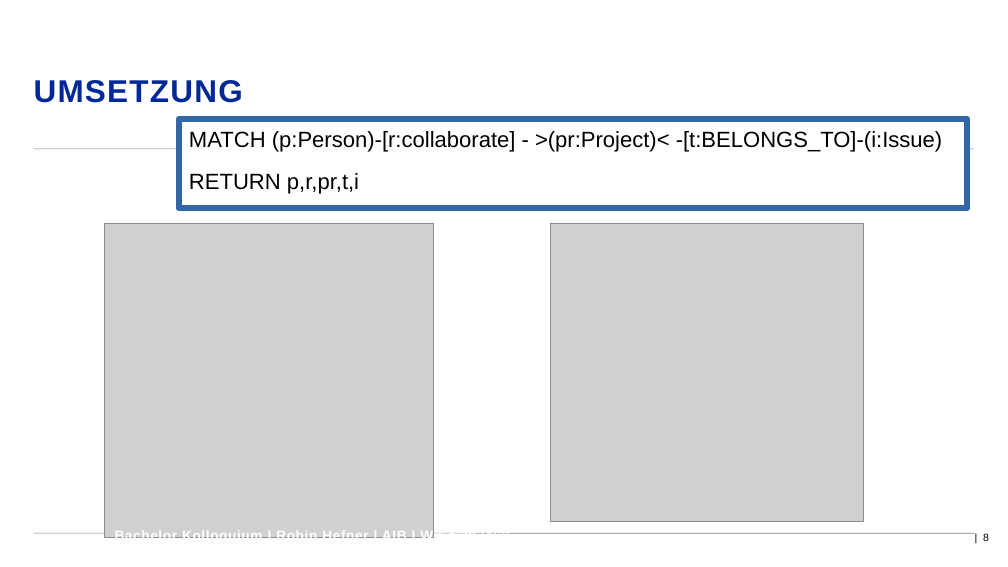
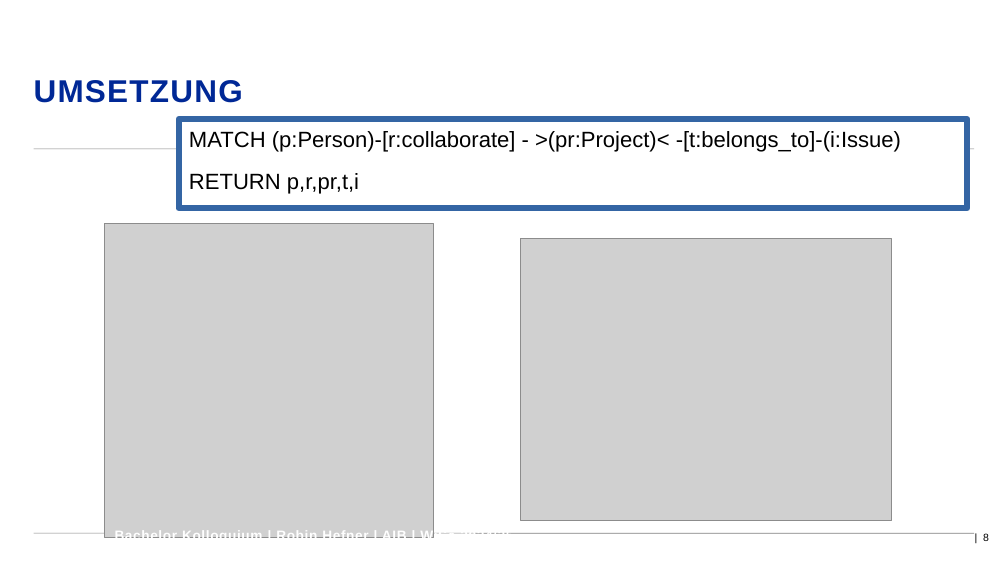
Before and after one commit to D4rkm4n215/Bachelorthesis, a slide deck: slide 8 of Thesis/Kolloquium/Präsentation_Hefner_Robin_206488.odp. Drawn at 1008x567 pixels with LibreOffice and Linux fonts; fonts in the diff are those of the drawing; grey boxes stand for pictures; background and template pictures are left out. Boxes give left, top, right and bottom in pixels: in the first picture for what was removed or moved away, otherwise in the second. Text is boxed around its words. In the diff, an @@ line names an element or a change of style, - is before the commit and + after.

```diff
--- a/Thesis/Kolloquium/Präsentation_Hefner_Robin_206488.odp
+++ b/Thesis/Kolloquium/Präsentation_Hefner_Robin_206488.odp
@@ text in rectangle at (189,131,901,152): text changed @@
-MATCH (p:Person)-[r:collaborate] - >(pr:Project)< -[t:BELONGS_TO]-(i:Issue)
+MATCH (p:Person)-[r:collaborate] - >(pr:Project)< -[t:belongs_to]-(i:Issue)
@@ picture: place and size @@
-picture at (551,223,863,521)
+picture at (521,238,892,521)
```
Also in this commit, not shown: 4 other slides changed, 3 other files.
